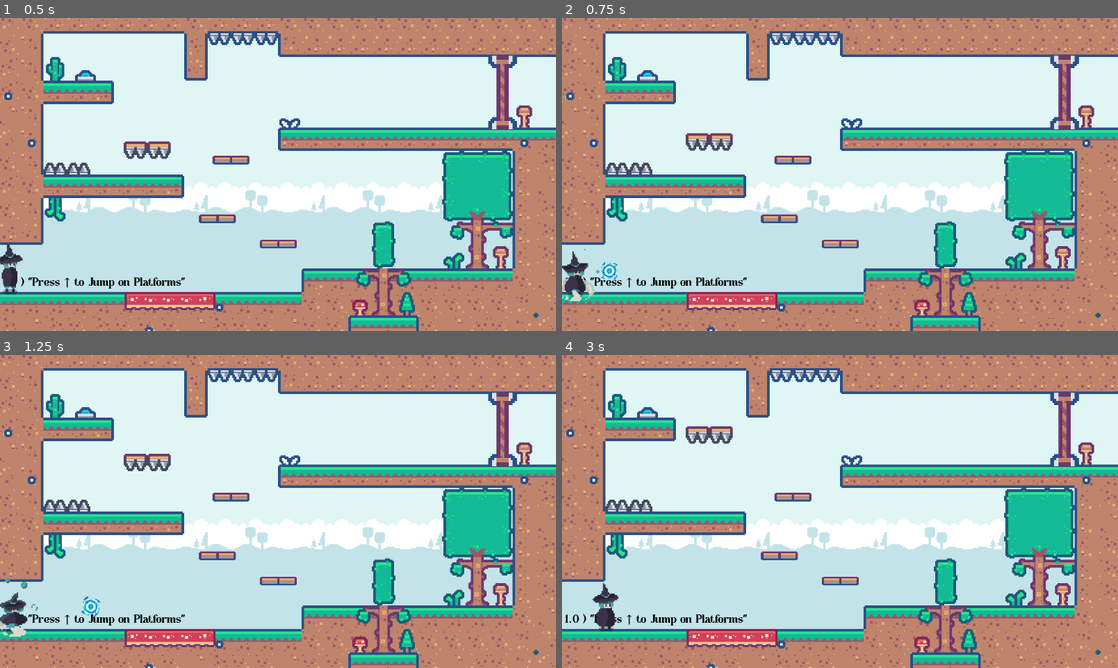
Above: before the commit, frames 1-4 (two rows, left to right).
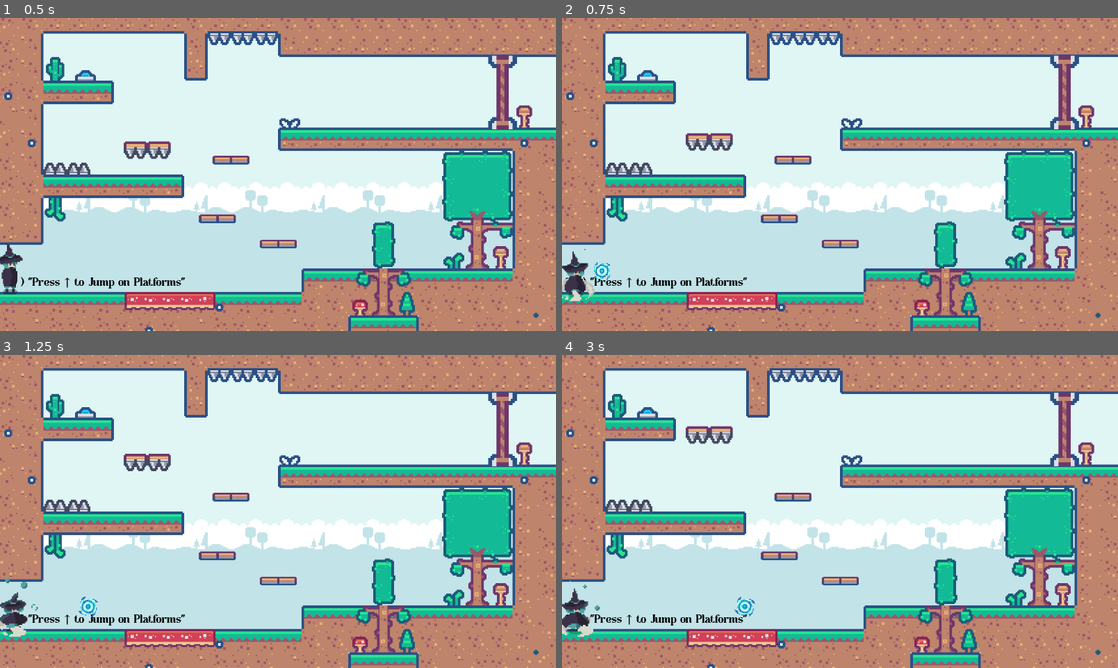
Above: after the commit, the same moments.

Repository: jerichom08/csci499-capstone
Game: Godot game, scene res://scenes/levels/tutorial/scene_1.tscn
Same seed, same stepped clock (60 frames per second), same inputs: the game is played once before the commit and once after it. This scene is started directly instead of the project's main scene.
Inputs (mouse positions are in pixels of both pictures, inside the frame that each line leads up to):
- Up to frame 1 (0.5 s): no input
- Up to frame 2 (0.75 s): tap Enter (ui_accept) at 0.5 s; move the mouse to (962, 158) at 0.52 s; hold Right (move_right) from 0.53 s (still down); tap X (circle_attack) at 0.6 s; click (962, 158) at 0.67 s
- Up to frame 3 (1.25 s): keep holding Right (move_right); tap Up (jump) at 0.77 s
- Up to frame 4 (3 s): release Right (move_right) at 1.25 s; drag from (728, 527) to (1101, 439) at 1.27 s; move the mouse to (895, 442) at 2.02 s; hold Right (move_right) 2.03-2.75 s; tap Z (line_attack) at 2.1 s; tap X (circle_attack) at 2.3 s; drag from (812, 574) to (617, 505) at 2.77 s

Frame 1 is identical in both runs. In frame 2, 0.2% of the frame differs, in the area x 5-10%, y 78-84%; in frame 3, 0.2%; in frame 4, 1.1%, in the area x 0-35%, y 72-90%.

Commit message:
collision working for circle attack

Diff:
--- a/scenes/player/circle_attack.tscn
+++ b/scenes/player/circle_attack.tscn
@@ -1,6 +1,6 @@
 [gd_scene format=3 uid="uid://d2mrlfq08kdhh"]
 
-[ext_resource type="Script" uid="uid://cjq5pvuuhk5f3" path="res://scenes/player/circle_attack.gd" id="1_3enw3"]
+[ext_resource type="Script" uid="uid://cjq5pvuuhk5f3" path="res://scripts/player/circle_attack.gd" id="1_3enw3"]
 [ext_resource type="Texture2D" uid="uid://bvjijhtqe46y3" path="res://assets/images/player/Bullet 24x24 Free  Part 1B.png" id="1_l8xif"]
 
 [sub_resource type="AtlasTexture" id="AtlasTexture_3enw3"]
@@ -70,7 +70,7 @@
 [sub_resource type="CircleShape2D" id="CircleShape2D_t0noh"]
 radius = 8.0
 
-[node name="CircleAttack" type="CharacterBody2D" unique_id=174094788]
+[node name="CircleAttack" type="CharacterBody2D" unique_id=1139904312]
 scale = Vector2(2, 2)
 script = ExtResource("1_3enw3")
 
@@ -78,5 +78,9 @@
 sprite_frames = SubResource("SpriteFrames_hthyy")
 animation = &"attack"
 
-[node name="CollisionShape2D" type="CollisionShape2D" parent="." unique_id=140536047]
+[node name="Area2D" type="Area2D" parent="." unique_id=788287211]
+
+[node name="CollisionShape2D" type="CollisionShape2D" parent="Area2D" unique_id=140536047]
 shape = SubResource("CircleShape2D_t0noh")
+
+[connection signal="area_shape_entered" from="Area2D" to="." method="_on_area_2d_area_shape_entered"]
--- a/scenes/test-level.tscn
+++ b/scenes/test-level.tscn
@@ -5,12 +5,12 @@
 
 [sub_resource type="WorldBoundaryShape2D" id="WorldBoundaryShape2D_qlq2q"]
 
+[sub_resource type="RectangleShape2D" id="RectangleShape2D_qlq2q"]
+size = Vector2(61, 154)
+
 [node name="TestLevel" type="Node2D" unique_id=1774236187]
 
 [node name="Player" parent="." unique_id=2085610372 instance=ExtResource("1_tny1j")]
-max_health = 5
-damage_flash_time = 0.15
-invincibility_time = 0.6
 
 [node name="Camera2D" type="Camera2D" parent="." unique_id=1359601901]
 
@@ -24,6 +24,12 @@
 offset_left = 300.0
 offset_right = 300.0
 
+[node name="Area2D" type="Area2D" parent="." unique_id=1616625673]
+
+[node name="CollisionShape2D" type="CollisionShape2D" parent="Area2D" unique_id=59432273]
+position = Vector2(387, -72)
+shape = SubResource("RectangleShape2D_qlq2q")
+
 [connection signal="circle_drawn" from="Canvas" to="Player" method="_on_canvas_circle_drawn"]
 [connection signal="line_drawn" from="Canvas" to="Player" method="_on_canvas_line_drawn"]
 [connection signal="triangle_drawn" from="Canvas" to="Player" method="_on_canvas_triangle_drawn"]
--- a/scenes/player/circle_attack.gd
+++ b/scripts/player/circle_attack.gd
@@ -1,7 +1,7 @@
 extends CharacterBody2D
 
 
-var speed = 200
+var speed = 250
 var direction = 1
 var player = null
 
@@ -19,20 +19,22 @@
 func set_player(p):
 	player = p
 
-func _on_hit():
-	if player:
-		player.end_projectile_control()
-	queue_free()
-
 func _physics_process(delta):
-	velocity.x = speed * direction
+	#velocity.x = speed * direction
 
 	if player:
 		var vertical = Input.get_axis("move_up", "move_down")
+		var horizontal = Input.get_axis("move_left", "move_right")
 		velocity.y = move_toward(velocity.y, vertical * speed, 800 * delta)
+		velocity.x = move_toward(velocity.x, horizontal * speed, 800 * delta)
 
 
 	move_and_slide()
 
 func _on_animation_finished():
 	queue_free()
+
+func _on_area_2d_area_shape_entered(area_rid: RID, area: Area2D, area_shape_index: int, local_shape_index: int) -> void:
+	if player:
+		player.end_projectile_control()
+	queue_free()
--- /dev/null
+++ b/scripts/player/line_attack.tscn
@@ -0,0 +1,3 @@
+[gd_scene format=3 uid="uid://bi7pynhxsgs0b"]
+
+[node name="LineAttack" type="CharacterBody2D" unique_id=379558762]
--- a/scripts/player/player.gd
+++ b/scripts/player/player.gd
@@ -162,7 +162,7 @@
 	controlling_projectile = true
 	current_projectile = proj
 
-	await get_tree().create_timer(2.0).timeout
+	await get_tree().create_timer(2.5).timeout
 	end_projectile_control()
 
 	if is_instance_valid(proj):
@@ -171,6 +171,7 @@
 func end_projectile_control():
 	controlling_projectile = false
 	current_projectile = null
+	await get_tree().create_timer(0.5).timeout
 	is_attacking = false
 
 func spawn_triangle_attack():
@@ -194,5 +195,5 @@
 	spawn_attack(type)
 
 func _on_animated_sprite_2d_animation_finished() -> void:
-	if sprite.animation.ends_with("_attack"):
+	if sprite.animation.ends_with("_attack") and sprite.animation != "circle_attack":
 		is_attacking = false
Renamed: scenes/player/circle_attack.gd.uid -> scripts/player/circle_attack.gd.uid
